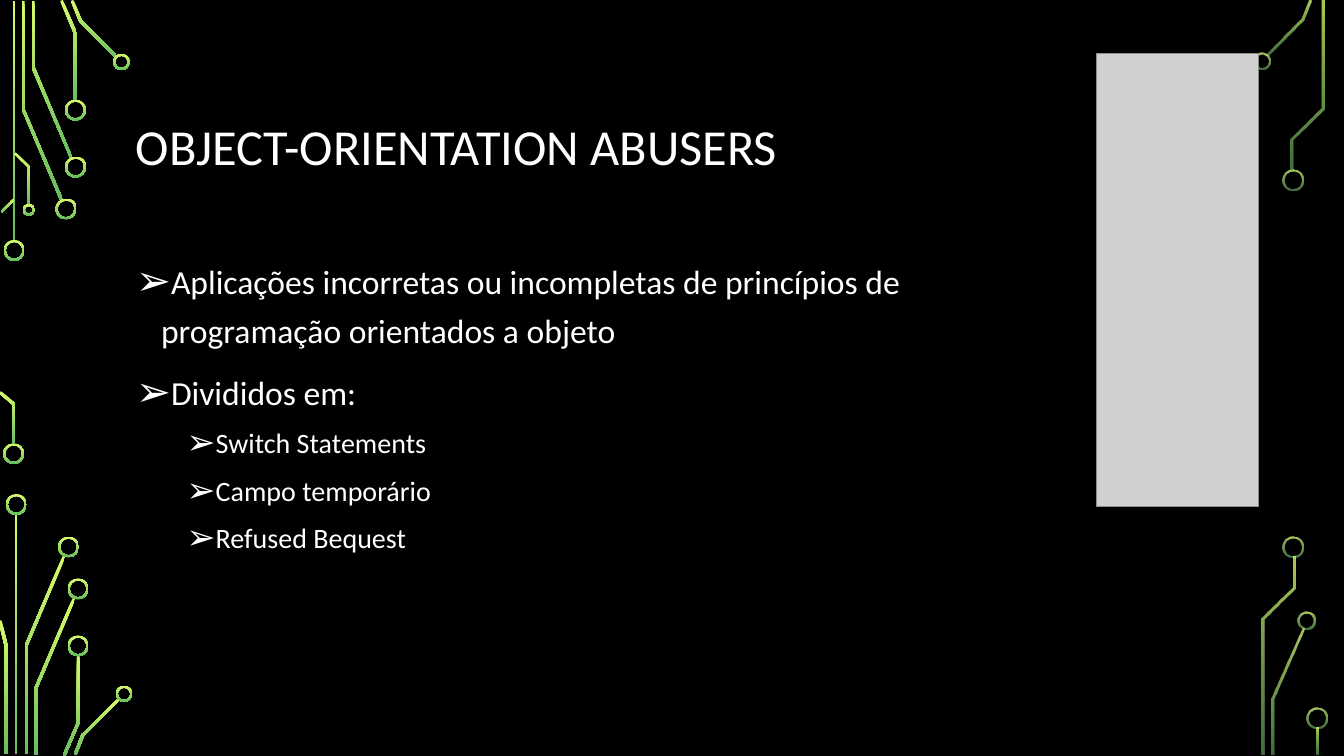
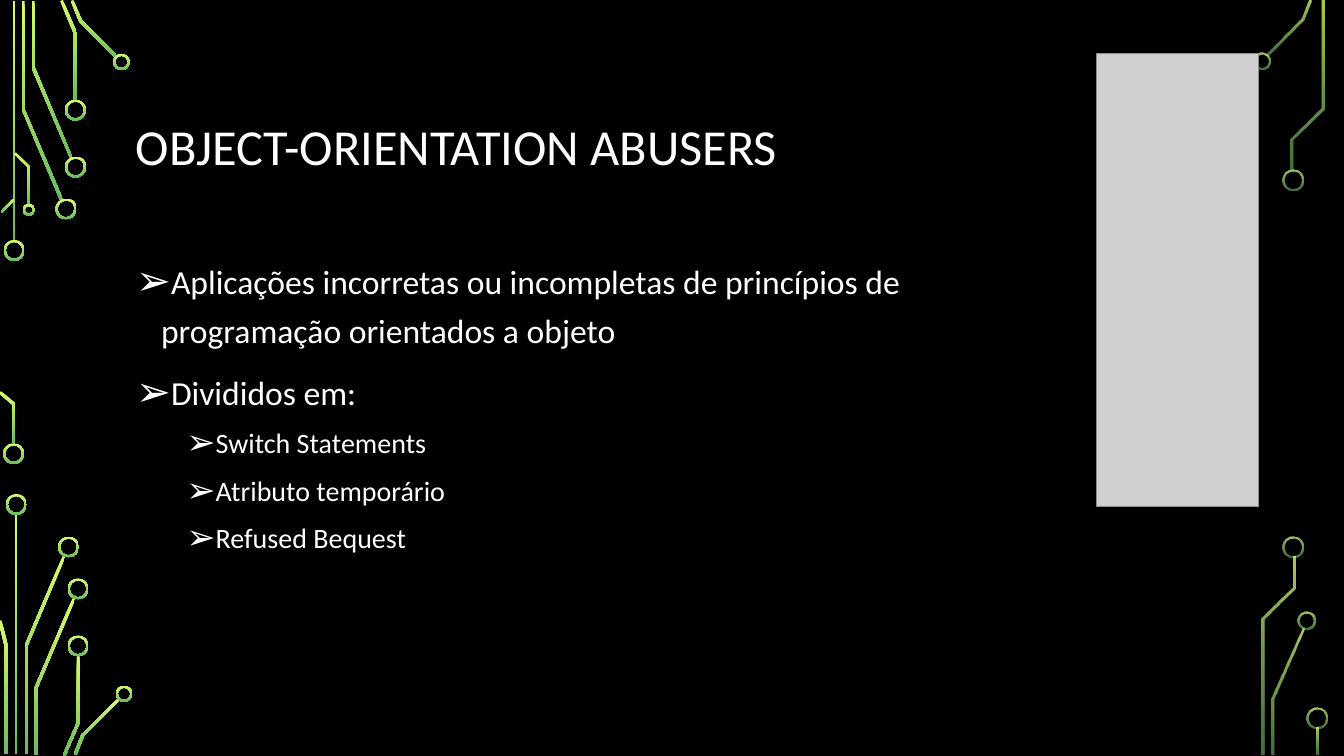
Before and after one commit to Zillyy/engdesoftwareA-elc1069, a slide deck: slide 8 of seminario/ENGENHARIA-DE-SOFTWARE-REFATORAÇÃO.pptx (slide 7 before the commit). Drawn at 1344x756 pixels with LibreOffice and Linux fonts; fonts in the diff are those of the drawing; grey boxes stand for pictures; background and template pictures are left out. Boxes give left, top, right and bottom in pixels: in the first picture for what was removed or moved away, otherwise in the second. Text is boxed around its words. In the diff, an @@ line names an element or a change of style, - is before the commit and + after.

```diff
--- a/seminario/ENGENHARIA-DE-SOFTWARE-REFATORAÇÃO.pptx
+++ b/seminario/ENGENHARIA-DE-SOFTWARE-REFATORAÇÃO.pptx
@@ text at [216,481,444,506]: text changed @@
-  ➢ Campo temporário
+  ➢ Atributo temporário
```
Also in this commit, not shown: 1 other slide changed, 1 slide removed.
